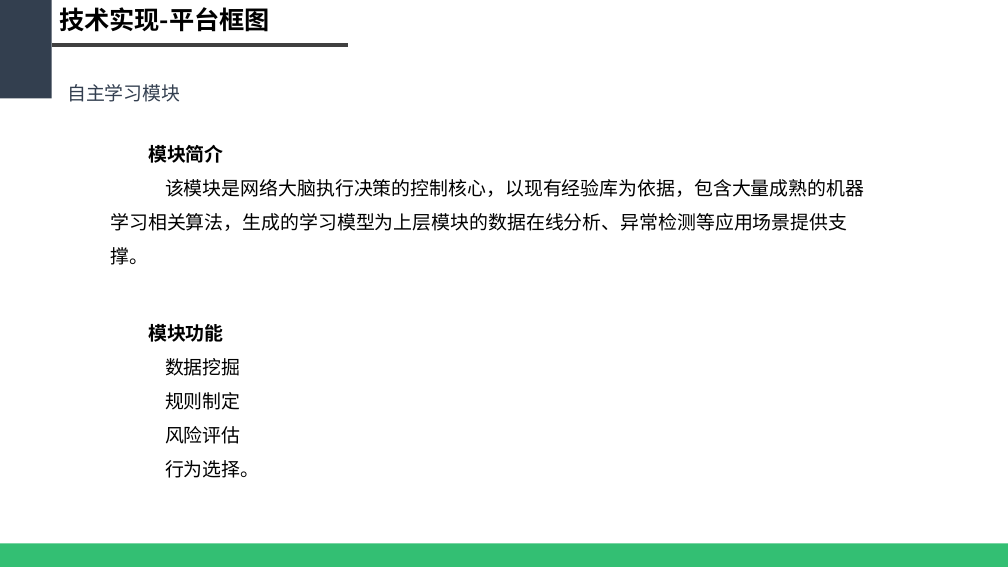
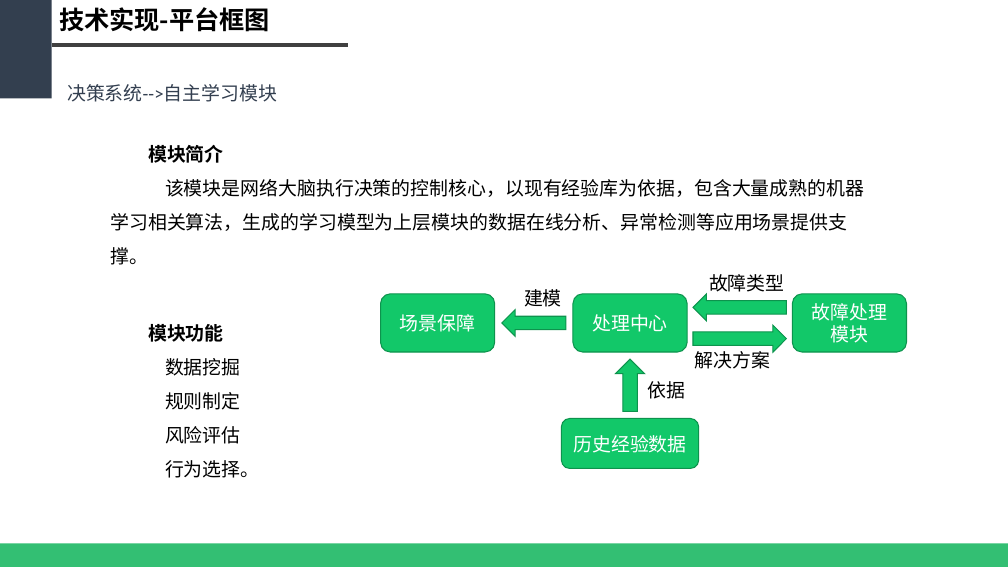
Before and after one commit to WeakX/ZHCM, a slide deck: slide 23 of PPT/(2018.01.16)基于大数据的智慧网络运维平台.pptx (slide 22 before the commit). Drawn at 1008x567 pixels with LibreOffice and Linux fonts; fonts in the diff are those of the drawing. Boxes give left, top, right and bottom in pixels: in the first picture for what was removed or moved away, otherwise in the second. Text is boxed around its words. In the diff, an @@ line names an element or a change of style, - is before the commit and + after.

```diff
--- a/PPT/(2018.01.16)基于大数据的智慧网络运维平台.pptx
+++ b/PPT/(2018.01.16)基于大数据的智慧网络运维平台.pptx
@@ text at <box>67,84,277,102</box>: text changed @@
-自主学习模块
+决策系统-->自主学习模块
@@ rounded rectangle added at <box>380,294,495,352</box>, fill #12C869, outline #0D944E 1 pt, 18 pt, text #FFFFFF @@
+场景保障
@@ text added at <box>524,289,562,307</box>, 18 pt, text #000000 @@
+建模
@@ rounded rectangle added at <box>573,294,687,352</box>, fill #12C869, outline #0D944E 1 pt, 18 pt, text #FFFFFF @@
+处理中心
@@ left arrow added at <box>693,294,787,321</box>, fill #12C869, outline #0D944E 1 pt @@
@@ text added at <box>709,274,785,292</box>, 18 pt, text #000000 @@
+故障类型
@@ rounded rectangle added at <box>792,294,907,352</box>, fill #12C869, outline #0D944E 1 pt, 18 pt, text #FFFFFF @@
+故障处理模块
@@ left arrow added at <box>502,309,566,337</box>, fill #12C869, outline #0D944E 1 pt @@
@@ left arrow added at <box>693,325,787,352</box>, fill #12C869, outline #0D944E 1 pt @@
@@ up arrow added at <box>616,359,644,411</box>, fill #12C869, outline #0D944E 1 pt @@
@@ text added at <box>695,351,771,369</box>, 18 pt, text #000000 @@
+解决方案
@@ text added at <box>648,381,686,399</box>, 18 pt, text #000000 @@
+依据
@@ rounded rectangle added at <box>562,419,699,469</box>, fill #12C869, outline #0D944E 1 pt, 18 pt, text #FFFFFF @@
+历史经验数据
```
Also in this commit, not shown: 12 other slides changed, 1 slide added, 4 other files.
